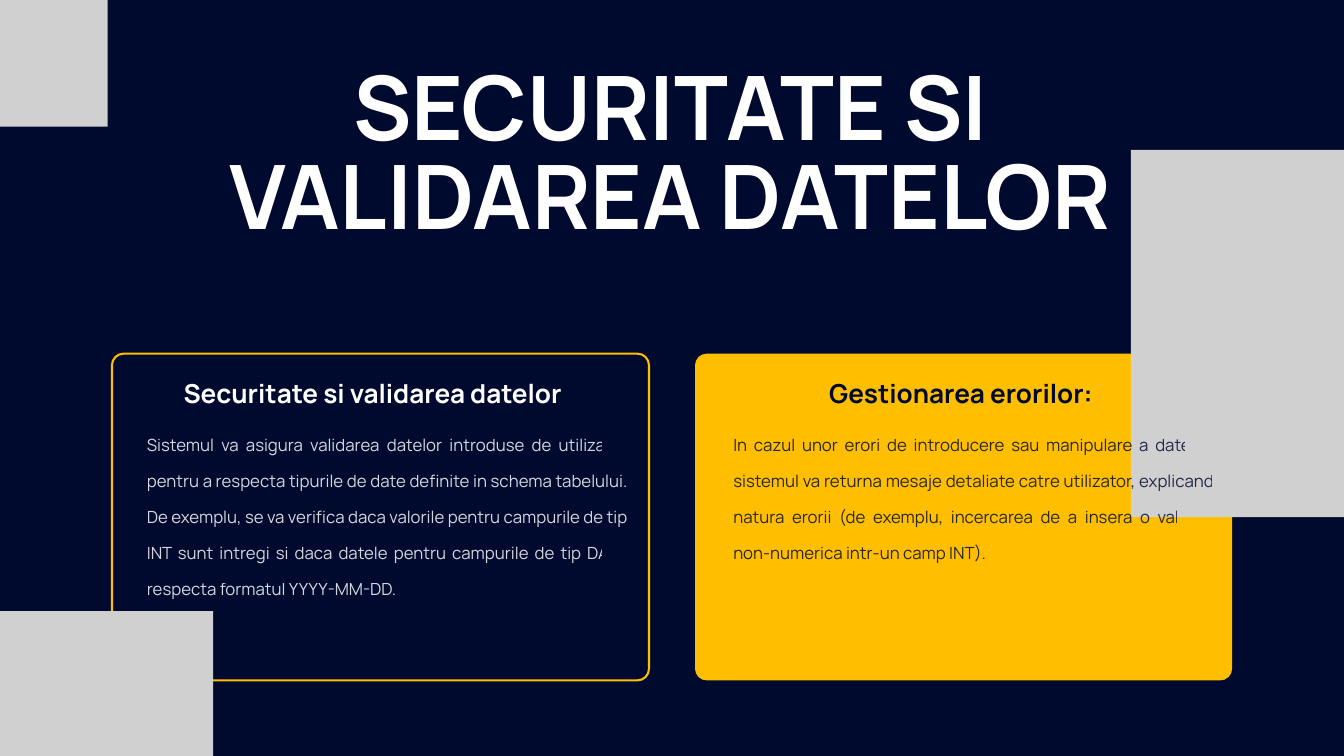
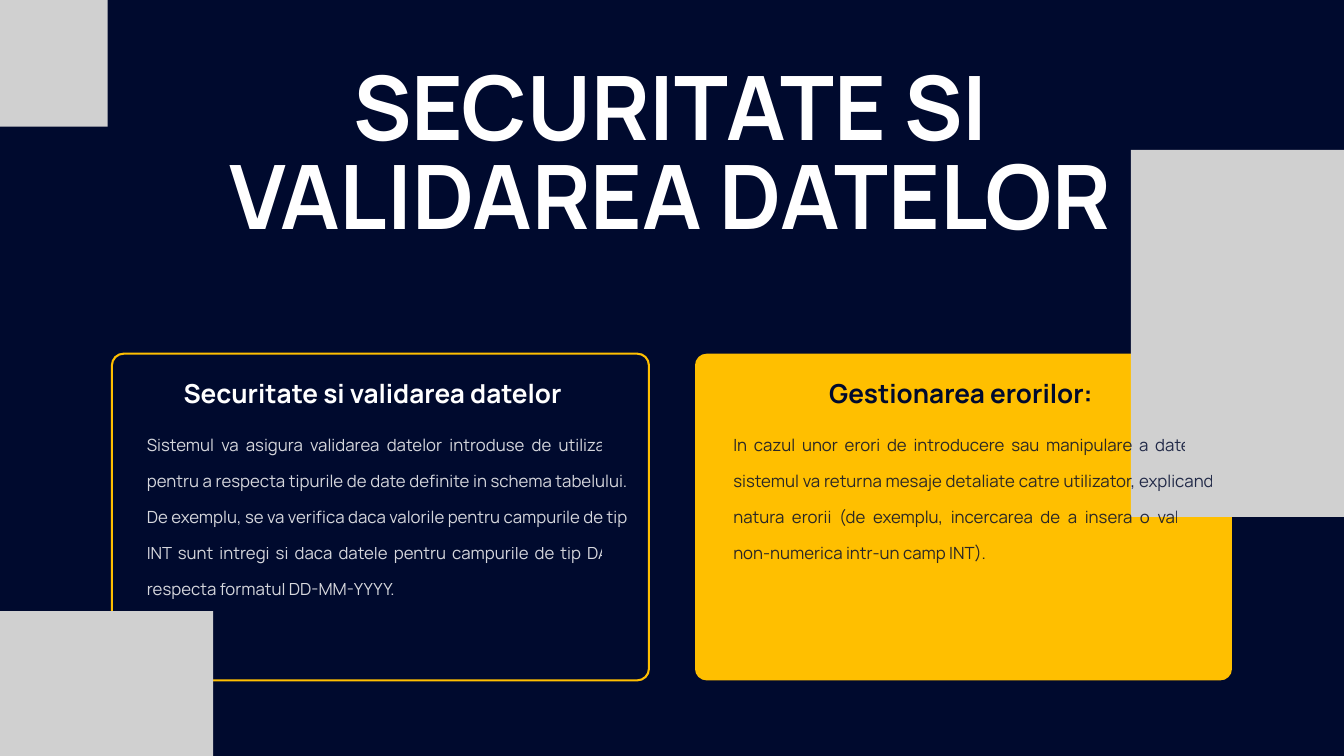
Before and after one commit to AlexBadea1308/PSO_Proiect_Badea_Grosu, a slide deck: slide 7 of PSO_PROIECT_BAZE_DE_DATE.pptx. Drawn at 1344x756 pixels with LibreOffice and Linux fonts; fonts in the diff are those of the drawing; grey boxes stand for pictures. Boxes give left, top, right and bottom in pixels: in the first picture for what was removed or moved away, otherwise in the second. Text is boxed around its words. In the diff, an @@ line names an element or a change of style, - is before the commit and + after.

```diff
--- a/PSO_PROIECT_BAZE_DE_DATE.pptx
+++ b/PSO_PROIECT_BAZE_DE_DATE.pptx
@@ freeform shape at bbox=[112, 353, 649, 680]: outline redrawn @@
@@ freeform shape at bbox=[695, 353, 1232, 680]: outline redrawn @@
@@ text at bbox=[147, 438, 628, 599]: text changed @@
-Sistemul va asigura validarea datelor introduse de utilizator pentru a respecta tipurile de date definite in schema tabelului. De exemplu, se va verifica daca valorile pentru campurile de tip INT sunt intregi si daca datele pentru campurile de tip DATE respecta formatul YYYY-MM-DD.
+Sistemul va asigura validarea datelor introduse de utilizator pentru a respecta tipurile de date definite in schema tabelului. De exemplu, se va verifica daca valorile pentru campurile de tip INT sunt intregi si daca datele pentru campurile de tip DATE respecta formatul DD-MM-YYYY.
```
Also in this commit, not shown: 9 other slides changed, 9 other files.
